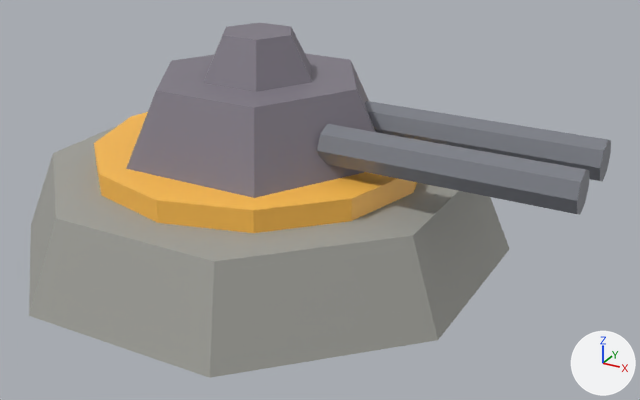
What one commit did to the glTF model play/polarity-shmup/assets/craft/turret_ember/turret_ember.glb.
Camera for both pictures: a camera (50 mm lens) standing at (7.53, -11.67, 6.77) and looking at (1.2, -0.15, 1.01). The lights are fixed; the arrows at lower right show +X, +Y and +Z. The older version comes first. Vertices at exactly the same position are counted once.
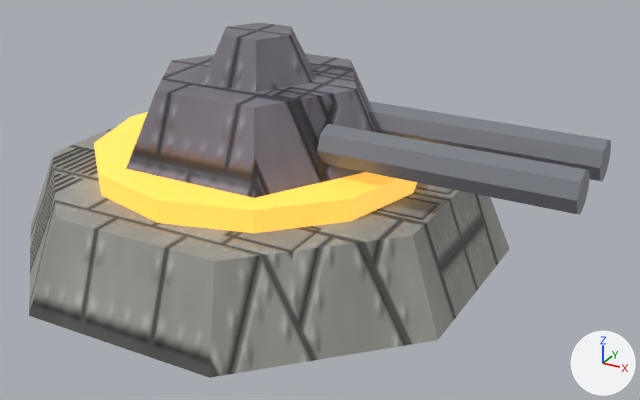
Changed parts and their boxes (x1, y1, x2, y2) in the pictures (640 x 400 px):
'Mesh_0', surface changed (darker)
    both: (29, 126, 501, 378)
'Mesh_1', surface changed (darker)
    both: (126, 23, 376, 198)
'Mesh_3', recoloured, surface changed (lighter)
    both: (94, 112, 417, 233)

Diff of the bpy script that builds the scene:
```diff
--- a/play/polarity-shmup/assets/craft/turret_ember/turret_ember.glb.py
+++ b/play/polarity-shmup/assets/craft/turret_ember/turret_ember.glb.py
@@ img_image_3 @@
+img_image_3 = load_image('Image_3', '_unpacked/Image_3', 256, 256, 'Non-Color')
@@ img_image_2 @@
+img_image_2 = load_image('Image_2', '_unpacked/Image_2', 256, 256, 'sRGB')
@@ img_image_0 @@
+img_image_0 = load_image('Image_0', '_unpacked/Image_0', 256, 256, 'sRGB')
@@ img_image_1 @@
+img_image_1 = load_image('Image_1', '_unpacked/Image_1', 256, 256, 'Non-Color')
@@ mat_base @@
 mat_base = bpy.data.materials.new('base')
-# nodes: BsdfPrincipled, OutputMaterial
-# colours: grey #a2a29b
+# nodes: BsdfPrincipled, Mix, NormalMap, OutputMaterial, TexImage x2
+# colours: grey #adada7
+# uses the picture img_image_0
+# uses the picture img_image_1
@@ mat_head @@
 mat_head = bpy.data.materials.new('head')
-# nodes: BsdfPrincipled, OutputMaterial
-# colours: grey #817c86
+# nodes: BsdfPrincipled, Mix, NormalMap, OutputMaterial, TexImage x2
+# colours: grey #8a8590
+# uses the picture img_image_2
+# uses the picture img_image_3
@@ mat_polarity @@
 mat_polarity.roughness = 0.516
+mat_polarity.emission_strength = 1.0
+mat_polarity.emission_color = (0.85, 0.442, 0.068)  # orange #edb14a
@@ me_mesh_0 @@
 me_mesh_0.from_pydata(...)  # 16 vertices, 28 faces; spans x -3.88..3.88, y -3.88..3.88, z 0.0..1.4
 # used by ob_mesh_0; location = (0.0, 0.0, 0.0)
+# me_mesh_0 part 1: 28 kept faces spanning x -3.88..3.88, y -3.88..3.88, z 0.0..1.4 get new texture (UV) coordinates
 me_mesh_0.materials.append(mat_base)
@@ me_mesh_1 @@
 me_mesh_1.from_pydata(...)  # 24 vertices, 40 faces; spans x -2.5..2.5, y -2.17..2.17, z 1.4..3.6
 # used by ob_mesh_1; location = (0.0, 0.0, 0.0)
+# me_mesh_1 part 2: 40 kept faces spanning x -2.5..2.5, y -2.17..2.17, z 1.4..3.6 get new texture (UV) coordinates
 me_mesh_1.materials.append(mat_head)
```
